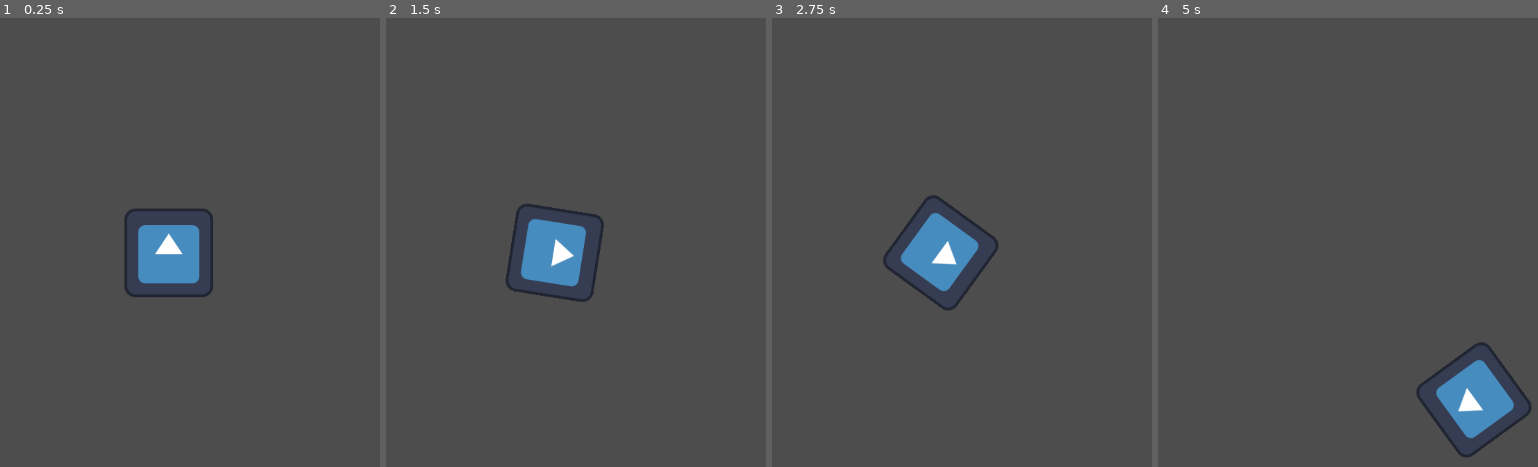
Above: before the commit, frames 1-4 (left to right).
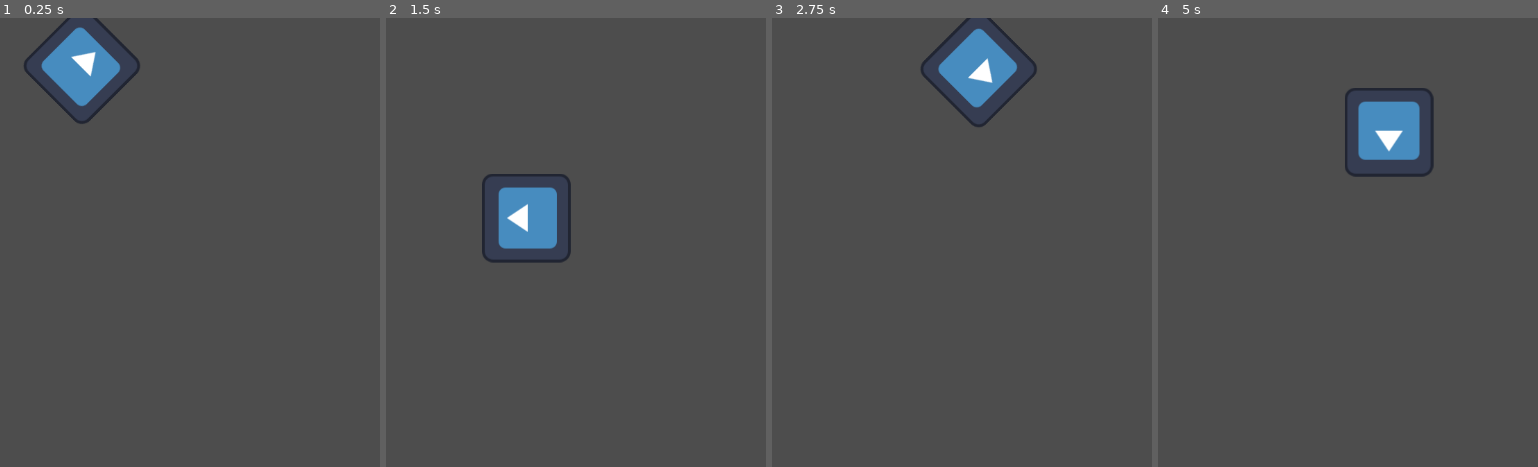
Above: after the commit, the same moments.

Repository: Brook-28/godot-learning
Game: Godot game, scene res://sprite_2d.tscn
The game is run twice, just before and just after one commit, with the same random seed, the same clock (stepped at 60 frames per second) and the same inputs. The engine's default icon, where the game draws it, is replaced by a stand-in: a white triangle on a blue panel in a dark square.
Inputs:
- Up to frame 1 (0.25 s): no input
- Up to frame 2 (1.5 s): hold Right (ui_right) 0.53-1.28 s; hold Left (ui_left) from 1.28 s (still down)
- Up to frame 3 (2.75 s): release Left (ui_left) at 2.03 s; hold Right (ui_right) from 2.03 s (still down)
- Up to frame 4 (5 s): release Right (ui_right) at 2.78 s; hold Up (ui_up) 2.78-3.53 s; hold Left (ui_left) from 3.53 s (still down)

The runs differ from the first frame. In frame 1, 5.4% of the frame differs, in the area x 6-57%, y 0-63%; in frame 2, 4.1%; in frame 3, 5.4%; in frame 4, 5.5%, in the area x 49-99%, y 15-98%.
Error after the commit: Invalid access to property or key 'timeout' on a base object of type 'null instance'. (res://sprite_2d.gd:8)

Commit message:
learned about signals in godot

Diff:
--- /dev/null
+++ b/creating-your-first-script/node_2d.tscn
@@ -0,0 +1,20 @@
+[gd_scene format=3 uid="uid://bnjulebce0q3i"]
+
+[ext_resource type="PackedScene" uid="uid://7407xfk53knp" path="res://sprite_2d.tscn" id="1_wtcfe"]
+
+[node name="Node2D" type="Node2D" unique_id=1990701764]
+
+[node name="Sprite2D" parent="." unique_id=1225718287 instance=ExtResource("1_wtcfe")]
+position = Vector2(418, 306)
+
+[node name="Timer" type="Timer" parent="Sprite2D" unique_id=856239587]
+autostart = true
+
+[node name="Button" type="Button" parent="." unique_id=1687819155]
+offset_left = 129.0
+offset_top = 168.0
+offset_right = 300.0
+offset_bottom = 221.0
+text = "Toggle motion"
+
+[connection signal="pressed" from="Button" to="Sprite2D" method="_on_button_pressed"]
--- a/creating-your-first-script/sprite_2d.gd
+++ b/creating-your-first-script/sprite_2d.gd
@@ -3,18 +3,18 @@
 var speed = 400
 var angular_speed = PI
 
+func _ready():
+	var timer = get_node("Timer")
+	timer.timeout.connect(_on_timer_timeout)
+
+func _on_timer_timeout():
+	visible = not visible
+
 func _process(delta):
+	rotation += angular_speed * delta
+	var velocity = Vector2.UP.rotated(rotation) * speed
+	position += velocity * delta
 
-	var direction = 0
-	if Input.is_action_pressed("ui_left"):
-		direction = -1
-	if Input.is_action_pressed("ui_right"):
-		direction = 1
 
-	rotation += angular_speed * direction * delta
-
-	var velocity = Vector2.ZERO
-	if Input.is_action_pressed("ui_up"):
-		velocity = Vector2.UP.rotated(rotation) * speed
-
-	position += velocity * delta
+func _on_button_pressed() -> void:
+	set_process(not is_processing())
--- a/creating-your-first-script/sprite_2d.tscn
+++ b/creating-your-first-script/sprite_2d.tscn
@@ -4,6 +4,6 @@
 [ext_resource type="Script" uid="uid://do6j5dn8fqgpu" path="res://sprite_2d.gd" id="2_lt4yx"]
 
 [node name="Sprite2D" type="Sprite2D" unique_id=1225718287]
-position = Vector2(451, 339)
+position = Vector2(286, 158)
 texture = ExtResource("1_mehiu")
 script = ExtResource("2_lt4yx")
